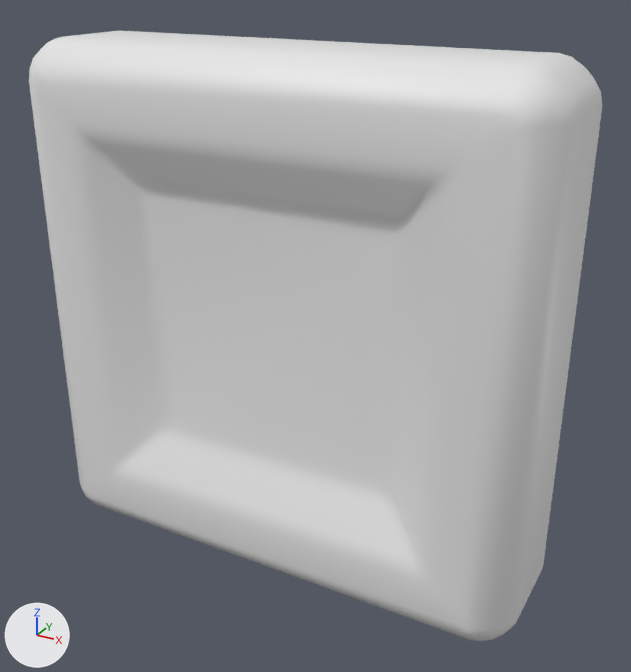
What one commit did to the glTF model public/assets/stop-button.glb.
Rendered twice from a 50 mm lens placed at (1.54, -2.62, 1.28), pointed at (0.09, 0.03, -0.04). The axes (+X, +Y, +Z) are drawn at lower left. The lights are the same throughout. Vertices at the same position are counted once.

Before the edit, the objects in view are built like this:
```python
me_cube = bpy.data.meshes.new('Cube')
me_cube.from_pydata(...)  # 376 vertices, 748 faces; spans x -1.0..1.0, y -0.3..0.3, z -1.0..1.0
me_cube.materials.append(mat_material)  # white #e7e7e7
ob_stop = bpy.data.objects.new('stop', me_cube)
ob_stop.location = (0.0, 0.0, 0.0)
```
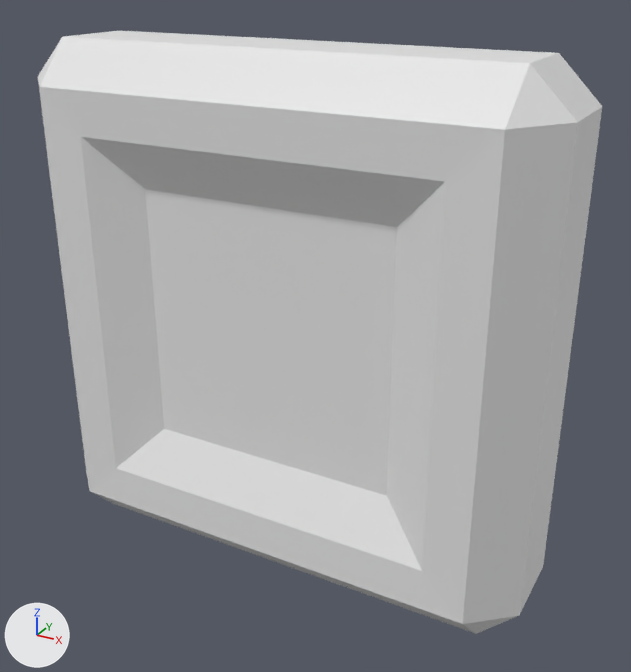
Pixel boxes (x1, y1, x2, y2) of what changed, in the pictures (631 x 672 px):
'stop', reshaped
    before: (29, 31, 602, 641)
    after: (38, 31, 602, 634)
part 1 of me_cube, deleted
    before: (29, 37, 602, 641)

The edits, one by one:
me_cube is used by ob_stop; location (0.0, 0.0, 0.0).
me_cube had 376 vertices, 748 faces and spanned x -1.0..1.0, y -0.3..0.3, z -1.0..1.0.
me_cube now has 40 vertices, 76 faces and spans x -1.0..1.0, y -0.3..0.3, z -1.0..1.0.
me_cube part 1: 336 vertices removed from x -0.99..0.99, y -0.3..0.3, z -0.99..0.99.
